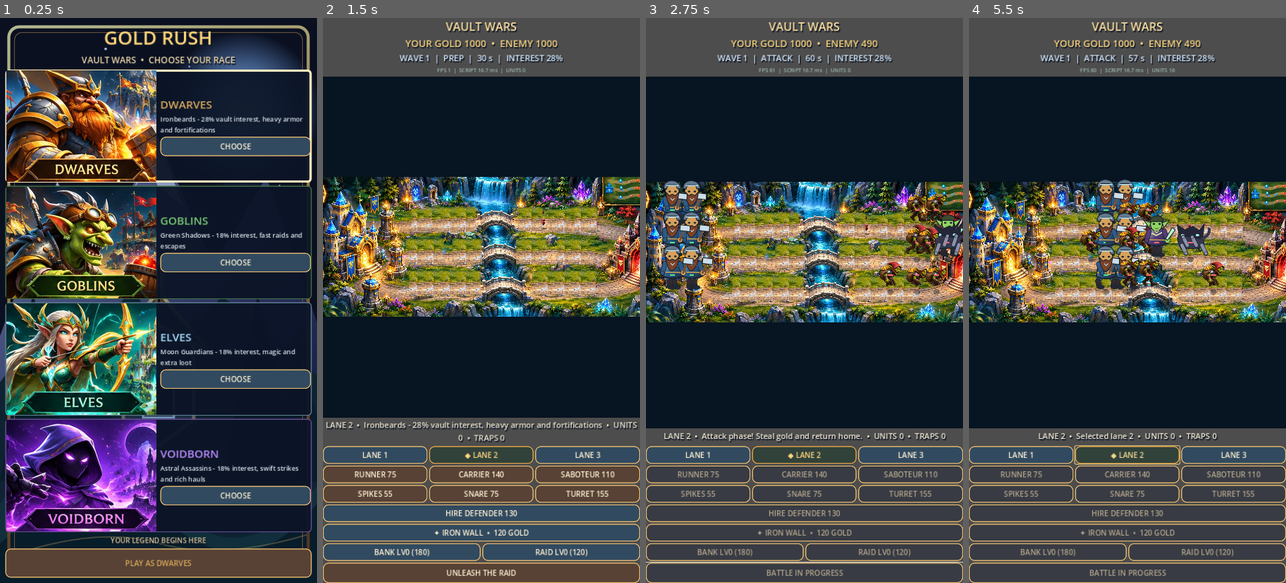
Above: before the commit, frames 1-4 (left to right).
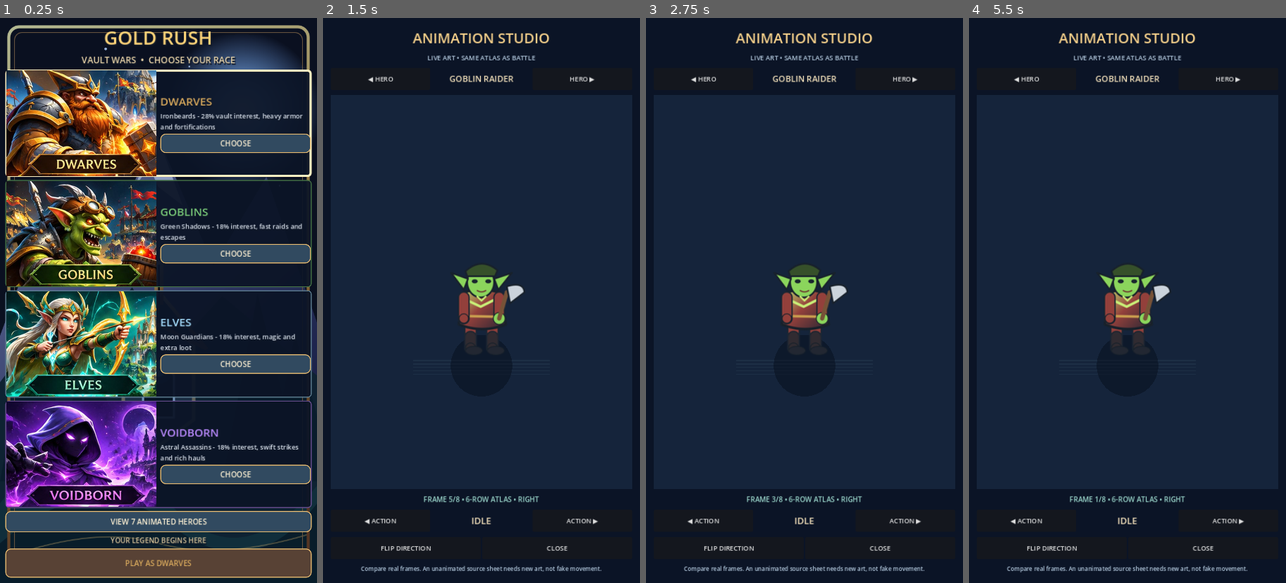
Above: after the commit, the same moments.

Repository: krzych3d/Gold-rush-mobile
Game: Godot game, scene res://main.tscn
The game is run twice, just before and just after one commit, with the same random seed, the same clock (stepped at 60 frames per second) and the same inputs.
Inputs (mouse positions are in pixels of both pictures, inside the frame that each line leads up to):
- Up to frame 1 (0.25 s): no input
- Up to frame 2 (1.5 s): click (481, 520) at 0.5 s, where only the run after the commit has a clickable "VIEW 7 ANIMATED HEROES"; click "PLAY AS DWARVES" at 1.25 s
- Up to frame 3 (2.75 s): click (804, 560) at 2 s, where only the run after the commit has a clickable "PLAY AS DWARVES"
- Up to frame 4 (5.5 s): click "LANE 1" at 2.75 s; click (1019, 453) at 3.5 s, where only the run before the commit has a clickable "◆ LANE 1"; click (1127, 453) at 4.25 s, where only the run before the commit has a clickable "LANE 2"; click "◆ LANE 2" at 5 s

The runs differ from the first frame. In frame 1, 48% of the frame differs, in the area x 1-99%, y 9-91%; in frame 2, 92%, in the area x 0-100%, y 0-100%; in frame 3, 91%; in frame 4, 91%.

Commit message:
Integrate animation studio and synchronize seven character combat/deposit effects

Diff:
--- a/scripts/game.gd
+++ b/scripts/game.gd
@@ -1,5 +1,6 @@
 extends Control
 
+const AnimationGallery = preload("res://scripts/animation_gallery.gd")
 const MAX_WAVES := 999
 const RACE_NAMES := ["DWARVES", "GOBLINS", "ELVES", "VOIDBORN"]
 const RACE_DESCRIPTIONS := ["Ironbeards - 28% vault interest, heavy armor and fortifications", "Green Shadows - 18% interest, fast raids and escapes", "Moon Guardians - 18% interest, magic and extra loot", "Astral Assassins - 18% interest, swift strikes and rich hauls"]
@@ -344,6 +345,12 @@
 		_style_button(choose, true)
 		details.add_child(choose)
 		choose.pressed.connect(_preview_faction.bind(i))
+	var gallery_button := Button.new()
+	gallery_button.text = "VIEW 7 ANIMATED HEROES"
+	gallery_button.custom_minimum_size.y = 48
+	_style_button(gallery_button, true)
+	column.add_child(gallery_button)
+	gallery_button.pressed.connect(_open_animation_gallery)
 	var footer := Label.new()
 	footer.text = "YOUR LEGEND BEGINS HERE"
 	footer.horizontal_alignment = HORIZONTAL_ALIGNMENT_CENTER
@@ -357,6 +364,11 @@
 	column.add_child(confirm)
 	confirm.pressed.connect(_confirm_faction)
 	_preview_faction(0)
+
+func _open_animation_gallery() -> void:
+	# Add to the top-level scene, above the faction selection overlay.
+	# The gallery can be closed without changing race or resetting a match.
+	add_child(AnimationGallery.new())
 
 func _preview_faction(index: int) -> void:
 	selected_race = index
@@ -452,10 +464,14 @@
 func _guard_combat(dt: float) -> void:
 	for guard in guards.duplicate():
 		if float(guard["health"]) <= 0.0:
+			# Defenders use the same non-looping defeat animation as raiders.
+			_record_fallen({"side": guard["side"], "lane": guard["lane"], "kind": 0,
+				"position": guard["position"], "returning": false})
 			guards.erase(guard)
 			continue
 		guard["cooldown"] = maxf(0.0, float(guard["cooldown"]) - dt)
 		guard["attack_time"] = maxf(0.0, float(guard.get("attack_time", 0.0)) - dt)
+		guard["hit_time"] = maxf(0.0, float(guard.get("hit_time", 0.0)) - dt)
 		var gp: Vector2 = _point(int(guard["lane"]), float(guard["position"]), int(guard["side"]))
 		var target: Dictionary = {}
 		var nearest := 135.0
@@ -483,7 +499,13 @@
 				continue
 			var up: Vector2 = _point(int(unit["lane"]), clampf(float(unit["position"]), 0.0, 1.0), int(unit["side"]))
 			if gp.distance_to(up) < 48.0:
-				guard["health"] -= (9.0 if int(unit["kind"]) == -1 else 14.0) * dt
+				# One discrete contact strike each 0.65s: the pose now matches damage.
+				# Preserve the previous average damage per second.
+				if float(unit.get("strike_cooldown", 0.0)) <= 0.0:
+					guard["health"] -= (9.0 if int(unit["kind"]) == -1 else 14.0) * 0.65
+					guard["hit_time"] = 0.28
+					unit["attack_time"] = 0.45
+					unit["strike_cooldown"] = 0.65
 
 func _record_fallen(data: Dictionary) -> void:
 	fallen_actors.append({"side": int(data["side"]), "kind": int(data["kind"]), "lane": int(data["lane"]), "position": float(data["position"]), "age": 0.0, "returning": bool(data.get("returning", false))})
@@ -646,6 +668,7 @@
 		unit["action_time"] = float(unit.get("action_time", 0.0)) + dt
 		unit["hit_time"] = maxf(0.0, float(unit.get("hit_time", 0.0)) - dt)
 		unit["attack_time"] = maxf(0.0, float(unit.get("attack_time", 0.0)) - dt)
+		unit["strike_cooldown"] = maxf(0.0, float(unit.get("strike_cooldown", 0.0)) - dt)
 		if float(unit.get("steal_timer", 0.0)) > 0.0:
 			unit["steal_timer"] = maxf(0.0, float(unit["steal_timer"]) - dt)
 			continue
@@ -1025,14 +1048,11 @@
 		if actor["guard"]:
 			arena.draw_arc(p + Vector2(0, 6), 22.0, 0.0, TAU, 24, Color("e6c47b", 0.55) if friendly else Color("ee6678", 0.55), 2.5)
 		_draw_health_bar(p + Vector2(0, bob), float(data["health"]), float(data["max_health"]), friendly, 42.0 if actor["guard"] else 34.0)
-		# Animated weapon glints and combat trails while raiders are fighting.
+		# All seven character sheets now have their own attack visual language.
 		if phase == "ATTACK" and animation_row == 2:
-			var strike: float = sin(visual_time * 12.0 + float(data["position"]) * 23.0)
-			if strike > 0.72:
-				var fx_color := Color("78ddff", 0.72) if friendly else Color("ff996e", 0.72)
-				var weapon_tip := p + Vector2(18.0 if friendly else -18.0, -20.0)
-				arena.draw_arc(weapon_tip, 14.0, -1.1, 1.3, 14, fx_color, 2.6)
-				arena.draw_circle(weapon_tip, 3.5, fx_color)
+			_draw_attack_effect(p, art, facing, friendly, float(data.get("attack_time", 0.0)))
+		if not actor["guard"] and int(data.get("carried", 0)) > 0:
+			_draw_carried_gold(p, facing, int(data["carried"]))
 	# Deposit gold at the home vault with a dedicated eight-frame coin-release action.
 	for deposit in deposit_actors:
 		var dp: Vector2 = _point(int(deposit["lane"]), 0.0, int(deposit["side"]))
@@ -1060,6 +1080,7 @@
 		else:
 			arena.draw_texture_rect_region(da, Rect2(Vector2(-52, -112), Vector2(105, 112)), Rect2(Vector2(float(deposit_frame * 128), 640.0), Vector2(128, 128)))
 		arena.draw_set_transform_matrix(_iso_transform())
+		_draw_deposit_effect(dp, float(deposit["age"]), int(deposit["amount"]))
 	# Play the defeat row once before removing fallen units from the screen.
 	for fallen in fallen_actors:
 		var death_p: Vector2 = _point(int(fallen["lane"]), float(fallen["position"]), int(fallen["side"]))
@@ -1102,6 +1123,56 @@
 		arena.draw_circle(Vector2(gx, gy), 2.2, Color("ffdf7a", 0.6))
 	arena.draw_set_transform(Vector2.ZERO, 0.0, Vector2.ONE)
 	# No minimap: the entire battlefield is always visible.
+
+func _draw_attack_effect(p: Vector2, art: Texture2D, facing: float, friendly: bool, remaining_attack: float) -> void:
+	# Lightweight world-space effects; sprite anatomy comes from the actual atlas frames.
+	var progress: float = clampf(1.0 - remaining_attack / 0.45, 0.0, 1.0)
+	var energy: float = sin(progress * PI)
+	if energy <= 0.03:
+		return
+	var tip := p + Vector2(facing * 19.0, -48.0)
+	var faction_color := Color("81dfff", 0.72 * energy) if friendly else Color("ff8b6e", 0.72 * energy)
+	if art == sprite_arcane_mage:
+		arena.draw_arc(tip, 14.0 + 17.0 * progress, 0.0, TAU, 20, Color("c49bff", 0.7 * energy), 2.6)
+		for i in 4:
+			var theta: float = progress * TAU + float(i) * TAU / 4.0
+			arena.draw_circle(tip + Vector2(cos(theta), sin(theta)) * 24.0, 3.0, faction_color)
+	elif art == sprite_elf_ranger:
+		var arrow_base := p + Vector2(facing * 6.0, -52.0)
+		var arrow_head := arrow_base + Vector2(facing * (15.0 + 42.0 * progress), -6.0)
+		arena.draw_line(arrow_base, arrow_head, Color("c9f4b0", energy), 3.0)
+		arena.draw_line(arrow_head, arrow_head + Vector2(-facing * 10.0, -5.0), Color("c9f4b0", energy), 2.0)
+		arena.draw_line(arrow_head, arrow_head + Vector2(-facing * 10.0, 5.0), Color("c9f4b0", energy), 2.0)
+	elif art == sprite_shadow_wolf:
+		for i in 3:
+			var origin := tip + Vector2(0, float(i - 1) * 12.0)
+			arena.draw_arc(origin, 16.0, -0.8 + progress, 1.5 + progress, 12, Color("d2baff", 0.78 * energy), 2.5)
+	elif art == sprite_goblin_saboteur:
+		for i in 5:
+			var drift: float = float(i) * 1.7 + progress * 3.0
+			arena.draw_circle(tip + Vector2(cos(drift) * 14.0, sin(drift) * 12.0), 3.0 + float(i % 2), Color("9dff80", 0.64 * energy))
+	elif art == sprite_dwarf_defender:
+		arena.draw_arc(tip, 20.0, -1.5 + progress, 0.6 + progress * 2.0, 18, Color("ffd48c", 0.85 * energy), 4.0)
+	elif art == sprite_dwarf_carrier:
+		arena.draw_arc(tip, 18.0, -0.5 + progress, 1.1 + progress * 1.8, 16, Color("f7c76a", 0.7 * energy), 3.0)
+	else:
+		arena.draw_arc(tip, 18.0, -1.2 + progress, 1.2 + progress * 1.7, 17, faction_color, 3.3)
+
+func _draw_carried_gold(p: Vector2, facing: float, amount: int) -> void:
+	# Visible payload travels with the carrier, rather than drawing a deposit pose.
+	var coin_p := p + Vector2(-facing * 15.0, -69.0)
+	var glimmer: float = 0.45 + 0.35 * sin(visual_time * 7.0 + p.x)
+	arena.draw_circle(coin_p, 6.0 + minf(float(amount) / 100.0, 3.0), Color("ecae43", 0.9))
+	arena.draw_arc(coin_p, 4.5, 0.0, TAU, 12, Color("fff2bc", glimmer), 1.8)
+
+func _draw_deposit_effect(p: Vector2, age: float, amount: int) -> void:
+	var t: float = clampf(age / 0.75, 0.0, 1.0)
+	var alpha: float = 1.0 - t
+	for i in 5:
+		var angle: float = TAU * float(i) / 5.0 + t * 1.5
+		var spread: float = 8.0 + 32.0 * t
+		var location := p + Vector2(cos(angle) * spread, -64.0 - t * 26.0 + sin(angle) * 10.0)
+		arena.draw_circle(location, 2.8 + minf(float(amount) / 180.0, 2.0), Color("ffd56a", alpha))
 
 func _draw_minimap() -> void:
 	# Fixed screen-space overview, independent from the scrolling battlefield.
